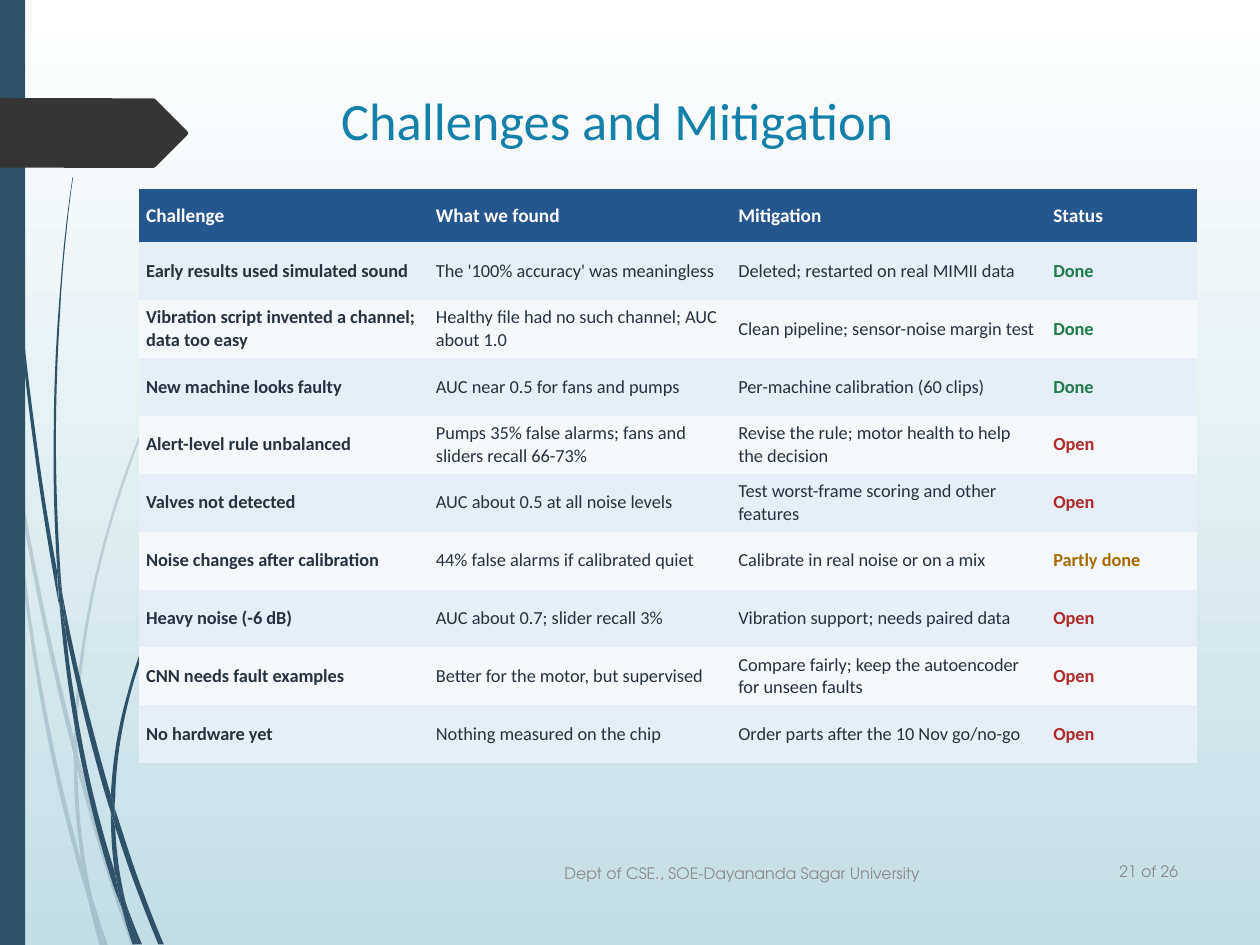
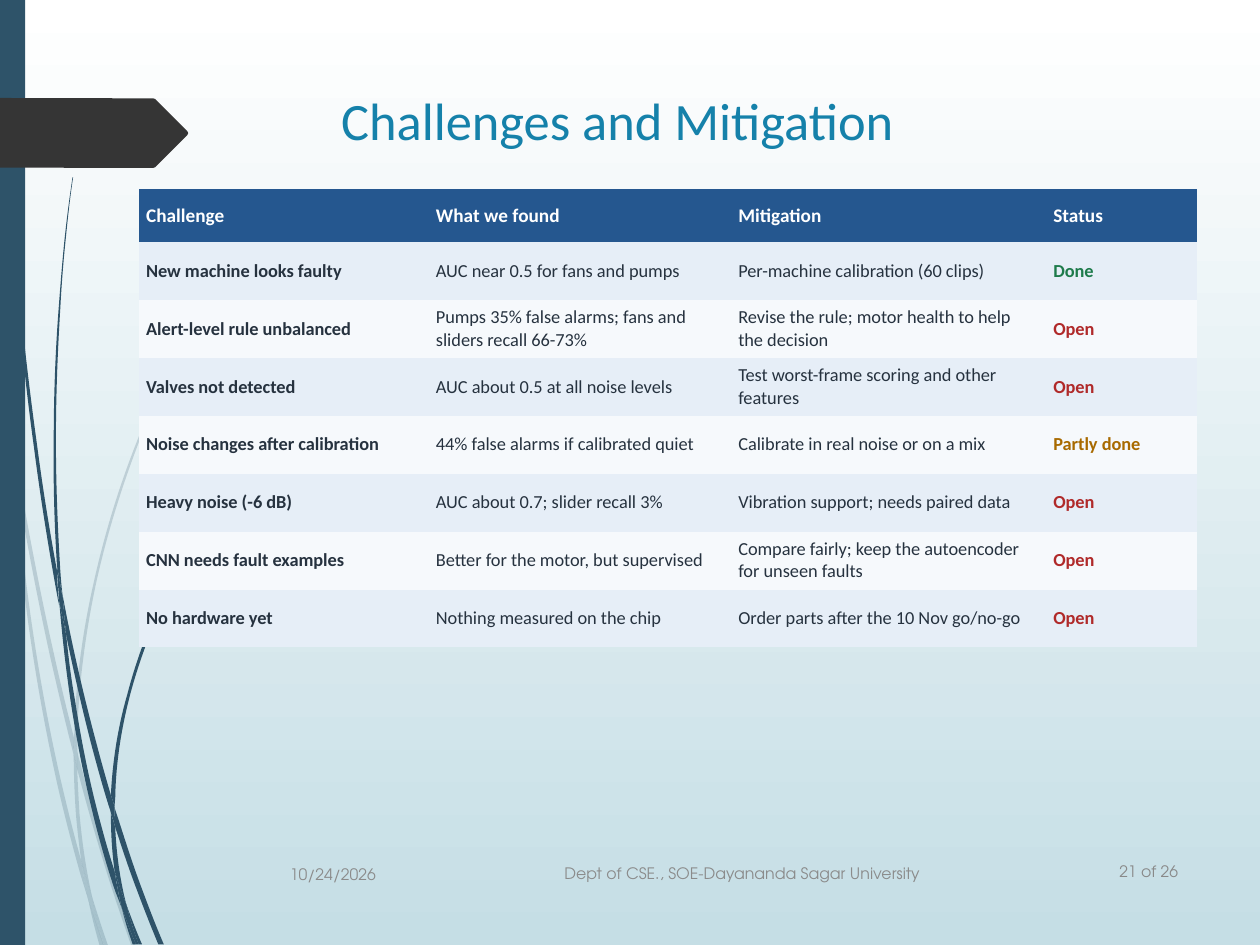
Before and after one commit to nikitha11925/SONAR-Edge, a slide deck: slide 21 of ppts/Review1_Presentation_v2.pptx. Drawn at 1260x945 pixels with LibreOffice and Linux fonts; fonts in the diff are those of the drawing; background and template pictures are left out. Boxes give left, top, right and bottom in pixels: in the first picture for what was removed or moved away, otherwise in the second. Text is boxed around its words. In the diff, an @@ line names an element or a change of style, - is before the commit and + after.

```diff
--- a/ppts/Review1_Presentation_v2.pptx
+++ b/ppts/Review1_Presentation_v2.pptx
@@ table at [139,189,1197,648] @@
-row 2: Early results used simulated sound | The '100% accuracy' was meaningless | Deleted; restarted on real MIMII data | Done
-row 3: Vibration script invented a channel; data too easy | Healthy file had no such channel; AUC about 1.0 | Clean pipeline; sensor-noise margin test | Done
@@ text added at [290,868,376,882], 9 pt, text #8C8C8C @@
+10/24/2026
```
Also in this commit, not shown: 24 other slides changed, 5 other files.
